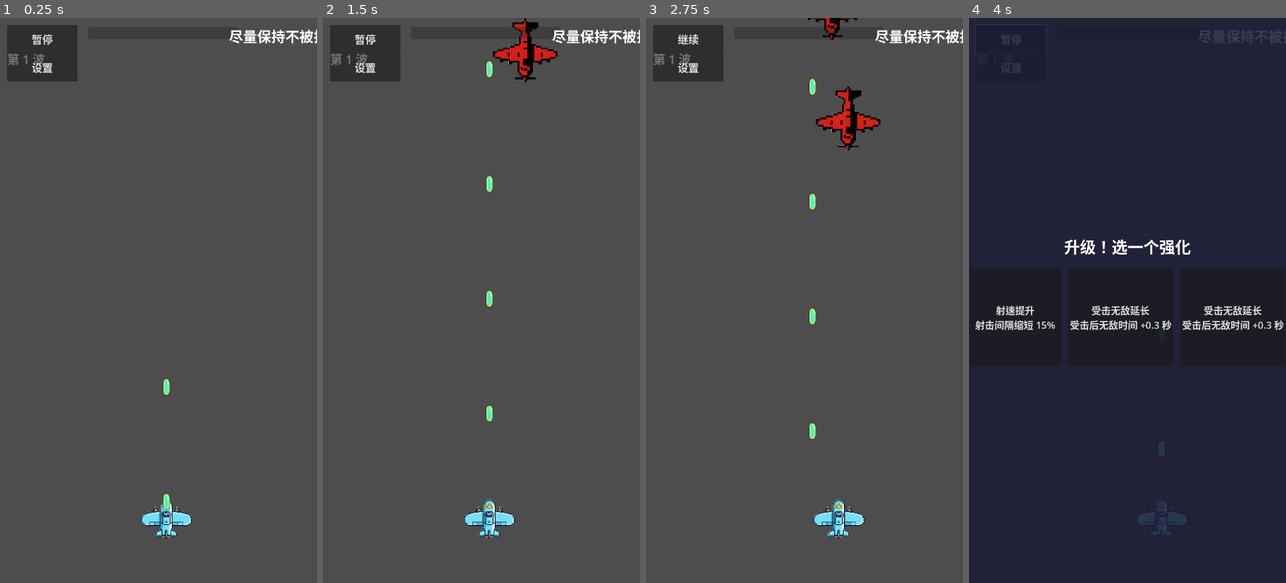
Above: before the commit, frames 1-4 (left to right).
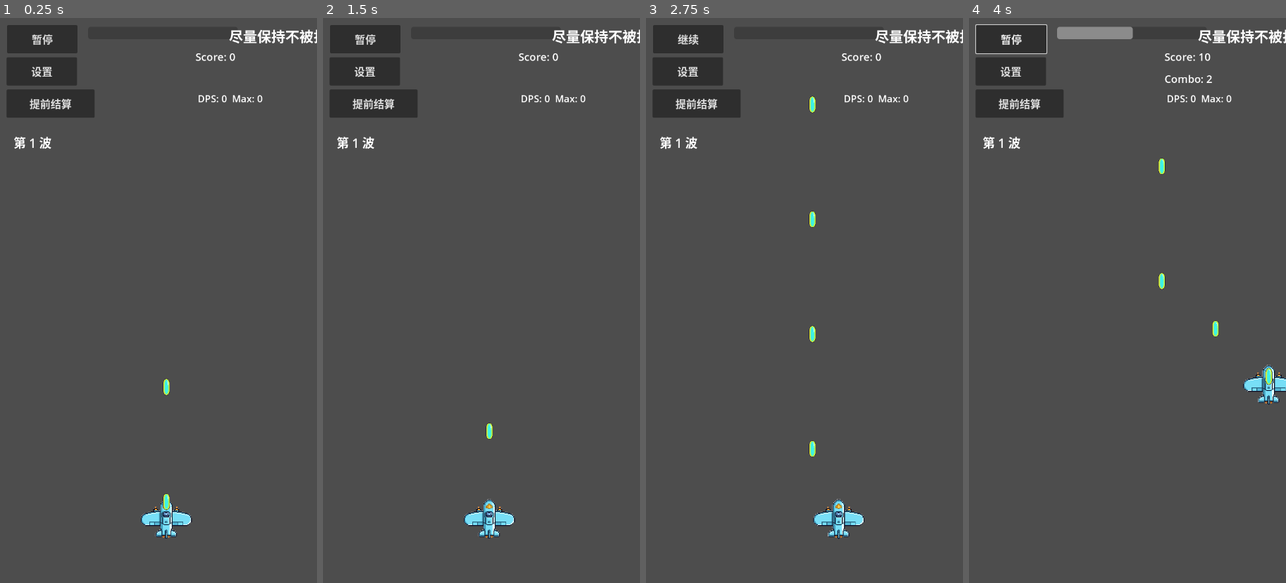
Above: after the commit, the same moments.

Repository: qingzhixing/plane-war
Game: Godot game, scene res://scenes/Main.tscn
Two runs of this game, one before a commit and one after it. Both use one fixed random seed, a clock stepped at 60 frames per second and the inputs below. Sound files missing from this copy of the repository are replaced by a short silence.
Inputs (mouse positions are in pixels of both pictures, inside the frame that each line leads up to):
- Up to frame 1 (0.25 s): no input
- Up to frame 2 (1.5 s): click (373, 102) at 0.5 s, where only the run after the commit has a clickable "提前结算"; click (481, 317) at 1.25 s, where only the run after the commit has a clickable "重新开始"
- Up to frame 3 (2.75 s): tap Enter at 2 s; move the mouse to (874, 272) at 2.02 s; hold D from 2.03 s (still down); tap P at 2.1 s; click (874, 272) at 2.17 s
- Up to frame 4 (4 s): release D at 2.75 s; click "继续" at 2.75 s; drag from (1064, 328) to (1171, 193) at 3.52 s

The runs differ from the first frame. In frame 1, 2.1% of the frame differs, in the area x 2-83%, y 6-24%; in frame 2, 3.2%; in frame 3, 3.6%; in frame 4, 96%, in the area x 0-100%, y 0-100%.

Commit message:
🎨 UI: 调整主场景HUD结构
Made-with: Cursor

Diff:
--- a/scenes/Main.tscn
+++ b/scenes/Main.tscn
@@ -51,14 +51,14 @@
 
 [node name="WaveLabel" type="Label" parent="HUD/Root"]
 layout_mode = 0
-offset_left = 16.0
-offset_top = 72.0
-offset_right = 120.0
-offset_bottom = 108.0
+offset_left = 31.0
+offset_top = 261.0
+offset_right = 135.0
+offset_bottom = 300.0
 theme_override_font_sizes/font_size = 28
 text = "第 1 波"
 
-[node name="HpLabel" type="Label" parent="HUD/Root"]
+[node name="InfoLabel" type="Label" parent="HUD/Root"]
 layout_mode = 0
 offset_left = 520.0
 offset_top = 16.0
@@ -79,10 +79,49 @@
 [node name="SettingsButton" type="Button" parent="HUD/Root"]
 custom_minimum_size = Vector2(160, 64)
 layout_mode = 0
-offset_left = 16.0
-offset_top = 80.0
+offset_left = 15.0
+offset_top = 89.0
+offset_right = 175.0
+offset_bottom = 153.0
 theme_override_font_sizes/font_size = 24
 text = "设置"
+
+[node name="ScoreLabel" type="Label" parent="HUD/Root"]
+layout_mode = 0
+offset_left = 444.0
+offset_top = 71.0
+offset_right = 688.0
+offset_bottom = 105.0
+theme_override_font_sizes/font_size = 24
+text = "Score: 0"
+
+[node name="ComboLabel" type="Label" parent="HUD/Root"]
+layout_mode = 0
+offset_left = 444.0
+offset_top = 121.0
+offset_right = 684.0
+offset_bottom = 155.0
+theme_override_font_sizes/font_size = 24
+text = "Combo Placehold"
+
+[node name="DpsLabel" type="Label" parent="HUD/Root"]
+layout_mode = 0
+offset_left = 449.0
+offset_top = 167.0
+offset_right = 953.0
+offset_bottom = 199.0
+theme_override_font_sizes/font_size = 22
+text = "DPS: 0  Max: 0"
+
+[node name="EndRunButton" type="Button" parent="HUD/Root"]
+custom_minimum_size = Vector2(200, 64)
+layout_mode = 0
+offset_left = 15.0
+offset_top = 162.0
+offset_right = 215.0
+offset_bottom = 226.0
+theme_override_font_sizes/font_size = 24
+text = "提前结算"
 
 [node name="GameOver" type="CanvasLayer" parent="."]
 process_mode = 3
